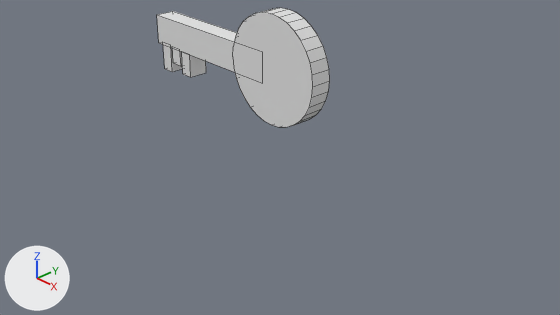
The Blender file blend_files/key_01.blend, before and after one commit.
Before and after are seen from the file's camera 'Camera'. Lighting does not change. The marker at lower left points along +X, +Y and +Z. Mesh edges are drawn as thin lines.
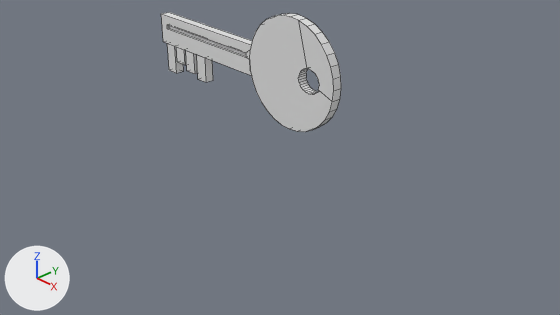
Commit message: Update "Key file modified with static asset"

Changed parts and their boxes (x1, y1, x2, y2) in the pictures (560 x 315 px):
'Cylinder', deleted: before (233, 8, 330, 127)
'KeyHolder', added: after (250, 13, 341, 132)
'Cube', reshaped, moved, rescaled, modifiers changed: before (157, 11, 237, 72); after (197, 55, 213, 82)
'ToothHolder', added: after (161, 12, 252, 75)
'Cube.003', reshaped, moved, rescaled, modifiers changed: before (182, 52, 206, 77); after (186, 51, 198, 74)
'Cube.001', reshaped, rescaled, modifiers changed: before (163, 45, 183, 72); after (167, 43, 184, 73)
'Cube.002', reshaped, rescaled, modifiers changed: before (172, 48, 182, 66); after (176, 47, 187, 65)

The edits, one by one:
Mesh me_cube_001_1 is new.
It has 22 vertices, 15 faces and spans x -1.0..0.73, y -1.0..1.0, z -1.0..1.0.
Mesh me_cylinder_1 is new.
It has 128 vertices, 68 faces and spans x -1.0..1.0, y -1.0..1.0, z -1.0..1.0.
Object 'Cylinder' (ob_cylinder) is deleted.
Object 'Cube' (ob_cube) moves from (-1.404, 0.0, 1.302) to (-1.669, 0.0, 0.985).
Object 'Cube' (ob_cube) is rescaled from (1.24, 0.156, 0.228) to (0.103, 0.0687, 0.31).
Object 'Cube' (ob_cube) gains a BOOLEAN modifier named 'Boolean'.
Modifier setting: object = ob_toothholder.
Object 'Cube.001' (ob_cube_001) is rescaled from (0.103, 0.151, 0.228) to (0.103, 0.0687, 0.27).
Object 'Cube.001' (ob_cube_001) gains a BOOLEAN modifier named 'Boolean'.
Modifier setting: object = ob_toothholder.
Object 'Cube.002' (ob_cube_002) is rescaled from (0.103, 0.151, 0.138) to (0.103, 0.0687, 0.138).
Object 'Cube.002' (ob_cube_002) gains a BOOLEAN modifier named 'Boolean'.
Modifier setting: object = ob_toothholder.
Object 'Cube.003' (ob_cube_003) moves from (-1.944, 0.0, 0.891) to (-1.944, 0.0, 0.958).
Object 'Cube.003' (ob_cube_003) is rescaled from (0.103, 0.151, 0.186) to (0.103, 0.0687, 0.219).
Object 'Cube.003' (ob_cube_003) gains a BOOLEAN modifier named 'Boolean'.
Modifier setting: object = ob_toothholder.
Object 'ToothHolder' (ob_toothholder) is new; it shows me_cube_001_1.
Its location is (-1.404, 0.0, 1.302).
Its scale is (1.24, 0.0713, 0.228).
Object 'KeyHolder' (ob_keyholder) is new; it shows me_cylinder_1.
Its location is (0.274, 0.0, 1.3).
Its rotation in degrees is (-90, 90, 0).
Its scale is (0.8, 0.814, 0.0717).
